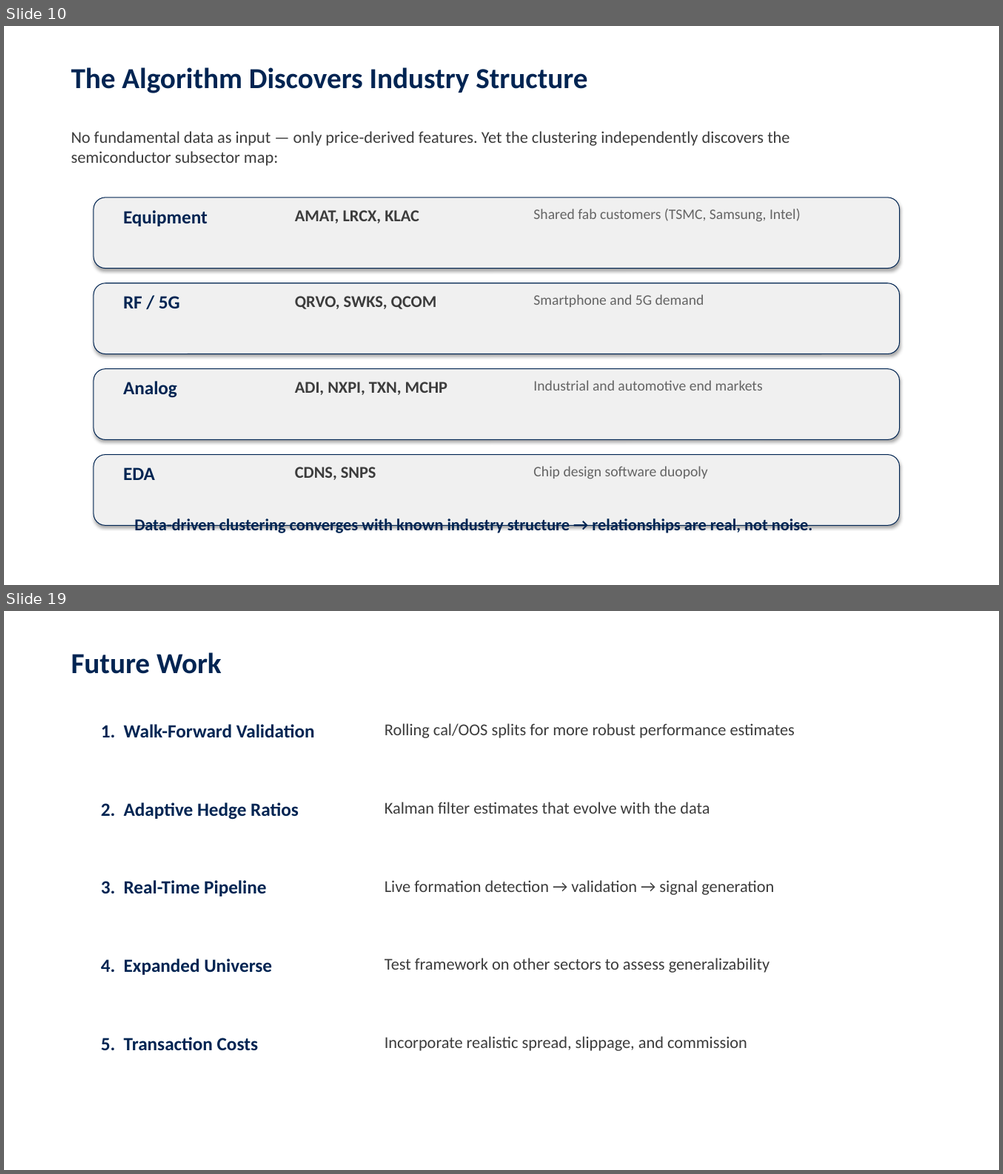
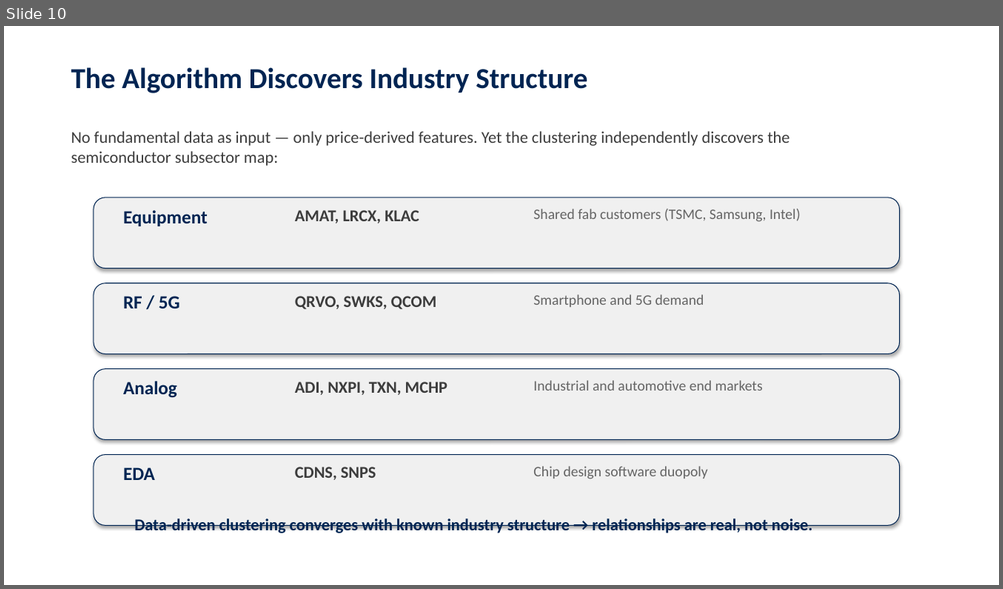
Before and after one commit to jcmcode/pairs-test, a slide deck: deliverables/presentation.pptx. Shown one above the other, each under a label of ours: slides 10 and 19 before the commit, slide 10 after it; the slides between them are not shown. The pictures are 1003x1174 and 1003x589 pixels, drawn with LibreOffice and Linux fonts; fonts in the diff are those of the drawing. Boxes give left, top, right and bottom in pixels: in the first picture for what was removed or moved away, otherwise in the second. Text is boxed around its words. In the diff, an @@ line names an element or a change of style, - is before the commit and + after.

```diff
--- a/deliverables/presentation.pptx
+++ b/deliverables/presentation.pptx
@@ slide 19 removed at box(4, 611, 999, 1170), background #FFFFFF @@
@@ text removed at box(71, 652, 222, 674) @@
-Future Work
@@ text removed at box(101, 724, 315, 738) @@
-1. Walk-Forward Validation
@@ text removed at box(384, 723, 794, 738) @@
-Rolling cal/OOS splits for more robust performance estimates
@@ text removed at box(101, 803, 299, 820) @@
-2. Adaptive Hedge Ratios
@@ text removed at box(384, 802, 709, 814) @@
-Kalman filter estimates that evolve with the data
@@ text removed at box(101, 880, 266, 897) @@
-3. Real-Time Pipeline
@@ text removed at box(384, 880, 774, 895) @@
-Live formation detection → validation → signal generation
@@ text removed at box(101, 959, 272, 975) @@
-4. Expanded Universe
@@ text removed at box(384, 958, 769, 973) @@
-Test framework on other sectors to assess generalizability
@@ text removed at box(101, 1037, 258, 1051) @@
-5. Transaction Costs
@@ text removed at box(384, 1037, 747, 1051) @@
-Incorporate realistic spread, slippage, and commission
```
Also in this commit, not shown: 6 slides changed, 15 slides added, 9 other slides removed, 3 other files.
